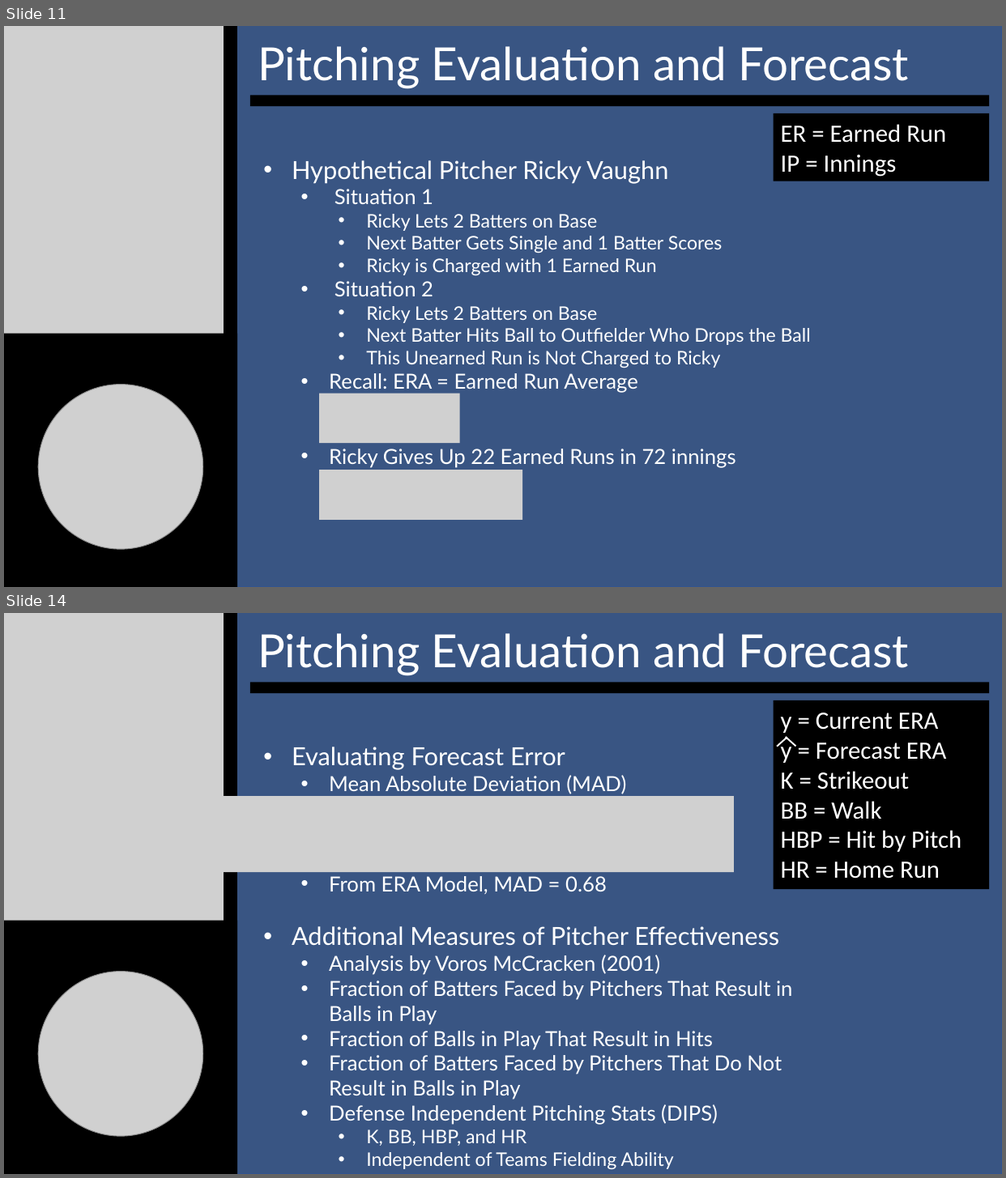
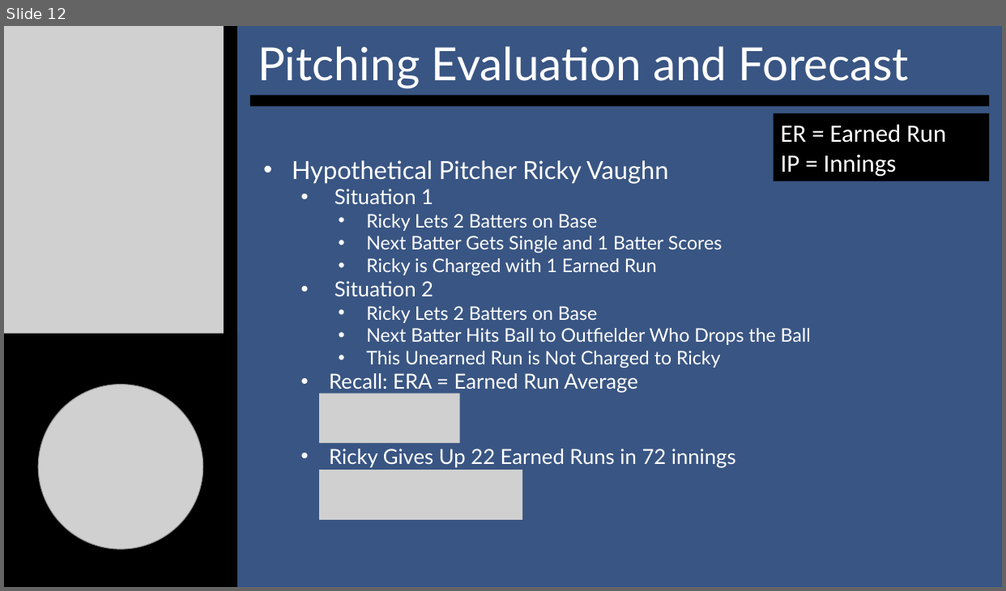
Before and after one commit to SuperMarioGiacomazzo/STOR538_WEBSITE, a slide deck: Slides/Baseball 4/Baseball_4_Lecture.pptx. Shown one above the other, each under a label of ours: slides 11 and 14 before the commit, slide 12 after it; the slides between them are not shown. The pictures are 1006x1178 and 1006x591 pixels, drawn with LibreOffice and Linux fonts; fonts in the diff are those of the drawing; grey boxes stand for pictures. Boxes give left, top, right and bottom in pixels: in the first picture for what was removed or moved away, otherwise in the second. Text is boxed around its words. In the diff, an @@ line names an element or a change of style, - is before the commit and + after.

```diff
--- a/Slides/Baseball 4/Baseball_4_Lecture.pptx
+++ b/Slides/Baseball 4/Baseball_4_Lecture.pptx
@@ slide 14 removed at box(4, 613, 1002, 1174), background #FFFFFF @@
@@ rectangle removed at box(4, 613, 1002, 1174) @@
@@ picture removed at box(4, 613, 224, 934) @@
@@ rectangle removed at box(224, 613, 237, 934) @@
@@ subtitle removed at box(258, 633, 909, 676) @@
-Pitching Evaluation and Forecast
@@ rectangle removed at box(250, 682, 989, 693) @@
@@ rectangle removed at box(774, 700, 989, 889) @@
-y = Current ERA
-y = Forecast ERA
-K = Strikeout
-BB = Walk
-HBP = Hit by Pitch
-HR = Home Run
@@ text removed at box(292, 747, 792, 1169) @@
-• Evaluating Forecast Error
-  • Mean Absolute Deviation (MAD)
-  • From ERA Model, MAD = 0.68
-• Additional Measures of Pitcher Effectiveness
-  • Analysis by Voros McCracken (2001)
-  • Fraction of Batters Faced by Pitchers That Result in Balls in Play
-  • Fraction of Balls in Play That Result in Hits
-  • Fraction of Batters Faced by Pitchers That Do Not Result in Balls in Play
-  • Defense Independent Pitching Stats (DIPS)
-    • K, BB, HBP, and HR
-    • Independent of Teams Fielding Ability
@@ line removed from (787, 737) to (778, 747) @@
@@ line removed from (786, 737) to (796, 747) @@
@@ picture removed at box(143, 796, 734, 873) @@
@@ rectangle removed at box(4, 921, 237, 1174) @@
@@ picture removed at box(39, 972, 203, 1136) @@
@@ what was slide 11 is now slide 12 @@
```
Also in this commit, not shown: 8 slides changed, 1 slide added, 3 other files.
